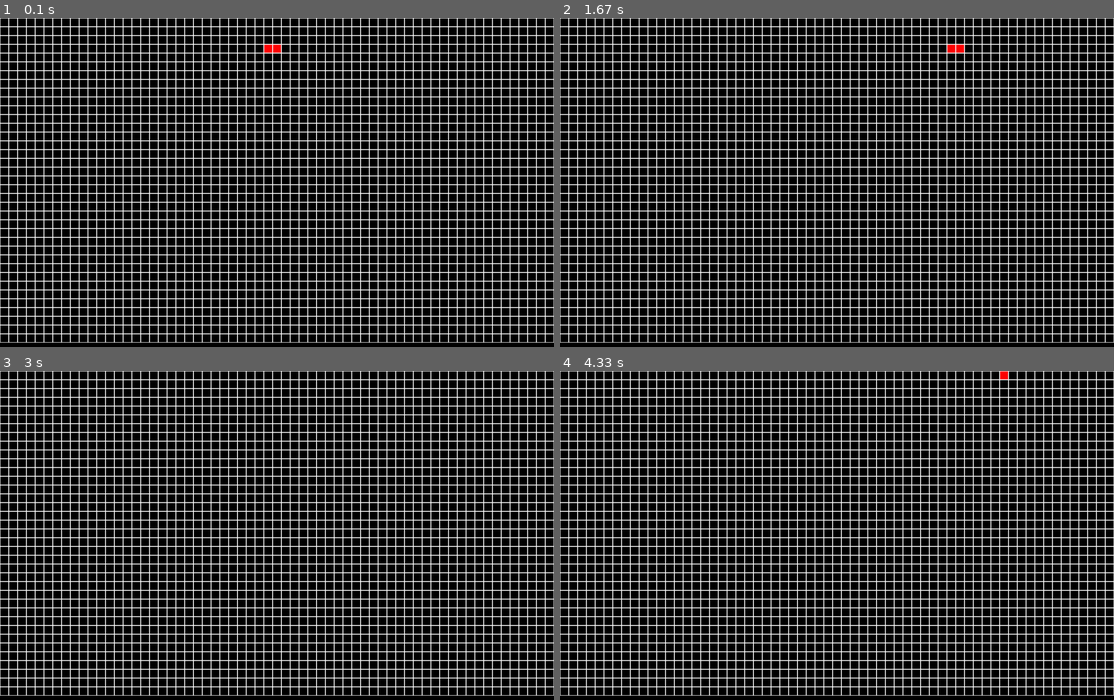
Above: before the commit, frames 1-4 (two rows, left to right).
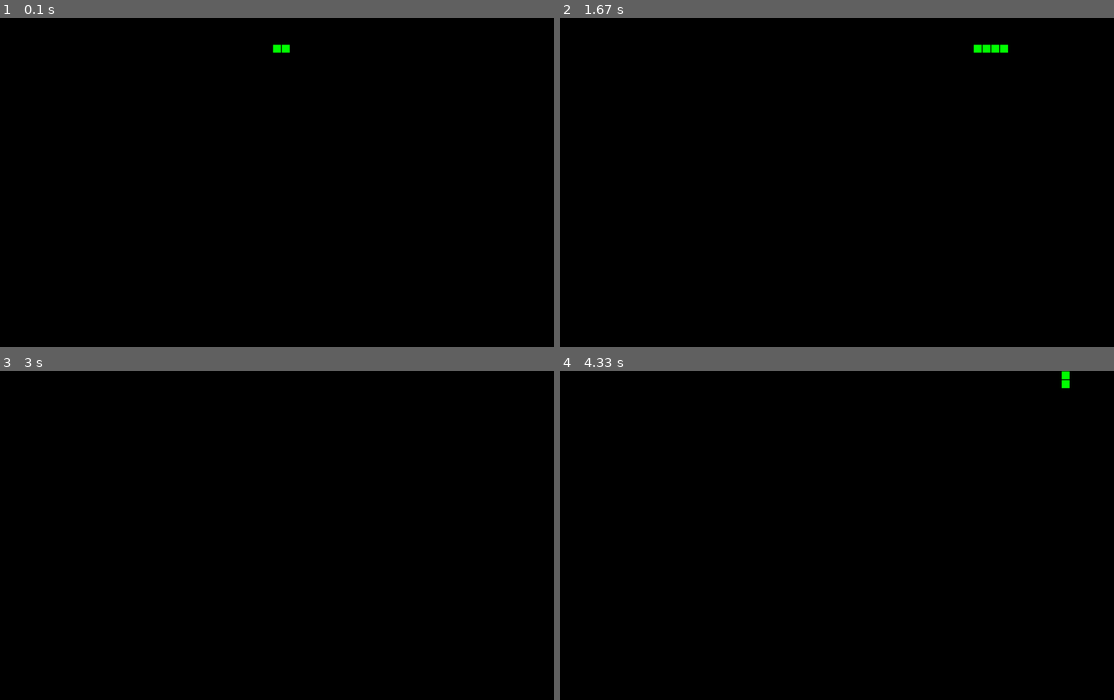
Above: after the commit, the same moments.

Repository: sansy98/sansy_repo
Game: pygame game, started from PythonCode/snekGame/snek.py
The game is run twice, just before and just after one commit, with the same random seed, the same clock (stepped at 60 frames per second) and the same inputs.
Inputs:
- Up to frame 1 (0.1 s): no input
- Up to frame 2 (1.67 s): tap Space at 0.33 s; hold Space 0.67-1.13 s; hold Right 0.67-1.13 s
- Up to frame 3 (3 s): hold Up 1.67-2.13 s; hold Right 2.17-2.63 s
- Up to frame 4 (4.33 s): hold Down 3.23-3.53 s; hold Left 3.57-3.97 s; hold Up from 4 s (still down)

The runs differ from the first frame. In frame 1, 29% of the frame differs, in the area x 0-100%, y 0-99%; in frame 2, 29%; in frame 3, 29%; in frame 4, 29%.

Commit message:
Growing snake! (press space)

Diff:
--- a/PythonCode/snekGame/snek.py
+++ b/PythonCode/snekGame/snek.py
@@ -2,7 +2,7 @@
 from pygame.locals import *
 import math
 
-CELL = 20;
+#CELL = 20;
 
 class bodyPart():
     def __init__(self, x, y):
@@ -11,10 +11,11 @@
 
 
 class Snake():
-    def __init__(self, bodies = [bodyPart(620, 60), bodyPart(600, 60)], direction = (1, 0), waitT = pg.time.get_ticks()):
+    def __init__(self, bodies = [bodyPart(620, 60), bodyPart(600, 60)], direction = (1, 0), waitT = pg.time.get_ticks(), lastDrift = pg.time.get_ticks()):
         self.bodies = bodies;
         self.direction = direction;
         self.waitT = waitT;
+        self.lastDrift = lastDrift;
 
     def updateLocVars(self):
         for body in self.bodies:
@@ -25,12 +26,20 @@
     def update(self):
         #Snake direction update
         pressed = pg.key.get_pressed();
-        if pressed[pg.K_RIGHT] and self.direction != (-1, 0): self.direction = (1, 0);
-        elif pressed[pg.K_LEFT] and self.direction != (1, 0): self.direction = (-1, 0);
-        elif pressed[pg.K_DOWN] and self.direction != (0, -1): self.direction = (0, 1);
-        elif pressed[pg.K_UP] and self.direction != (0, 1): self.direction = (0, -1);
-        #Snake movement update
-        if pg.time.get_ticks() - self.waitT > 100:
+        if pressed[pg.K_RIGHT] and self.direction != (-1, 0) and pg.time.get_ticks() - self.lastDrift > 120:
+            self.direction = (1, 0);
+            self.lastDrift = pg.time.get_ticks();
+        elif pressed[pg.K_LEFT] and self.direction != (1, 0) and pg.time.get_ticks() - self.lastDrift > 120:
+            self.direction = (-1, 0);
+            self.lastDrift = pg.time.get_ticks();
+        elif pressed[pg.K_DOWN] and self.direction != (0, -1) and pg.time.get_ticks() - self.lastDrift > 120:
+            self.direction = (0, 1);
+            self.lastDrift = pg.time.get_ticks();
+        elif pressed[pg.K_UP] and self.direction != (0, 1) and pg.time.get_ticks() - self.lastDrift > 120:
+            self.direction = (0, -1);
+            self.lastDrift = pg.time.get_ticks();
+        #Snake movement and prevs update
+        if pg.time.get_ticks() - self.waitT > 70:
             self.move();
         self.updateLocVars();
         #Draw updated snake
@@ -48,8 +57,15 @@
 
     def draw(self):
         for body in self.bodies:
-            pg.draw.rect(screen, (255, 0, 0), Rect(body.x, body.y, 20, 20));
-       # pg.draw.rect(screen, (255, 0, 0), Rect(self.bodies[-1].x, self.bodies[-1].y, 20, 20));
+            pg.draw.rect(screen, (0, 255, 0), Rect(body.x, body.y, 20, 20));
+
+    def grow(self):
+        self.bodies.append(bodyPart(globals().get("PrevX" + str(self.bodies.index(self.bodies[-1]))), globals().get("PrevY" + str(self.bodies.index(self.bodies[-1])))));
+
+
+class Food():
+    pass;
+
 
 def drawGrid():
     cellWidth = 20;
@@ -59,7 +75,7 @@
 
     for column in range(0, columns):
         for row in range(0, rows):
-            pg.draw.rect(screen, (255, 255, 255), Rect(cellWidth * row, cellHeight * column, cellWidth, cellHeight), 1);
+            pg.draw.rect(screen, (0, 0, 0), Rect(cellWidth * row, cellHeight * column, cellWidth, cellHeight), 1);
 
 
 BLACK = (0, 0, 0);
@@ -68,6 +84,7 @@
 height = 750;
 
 pg.init();
+clock = pg.time.Clock();
 screen = pg.display.set_mode((width, height));
 pg.display.set_caption("Snek gaem");
 running = True;
@@ -76,6 +93,9 @@
 
 while running:
     for event in pg.event.get():
+        if event.type == KEYDOWN:
+            if event.key == K_SPACE:
+                snake.grow();
         if event.type == QUIT:
             running = False;
 
@@ -83,5 +103,6 @@
     snake.update();
     drawGrid();
     pg.display.update();
+    clock.tick(60);
 
 pg.quit();
